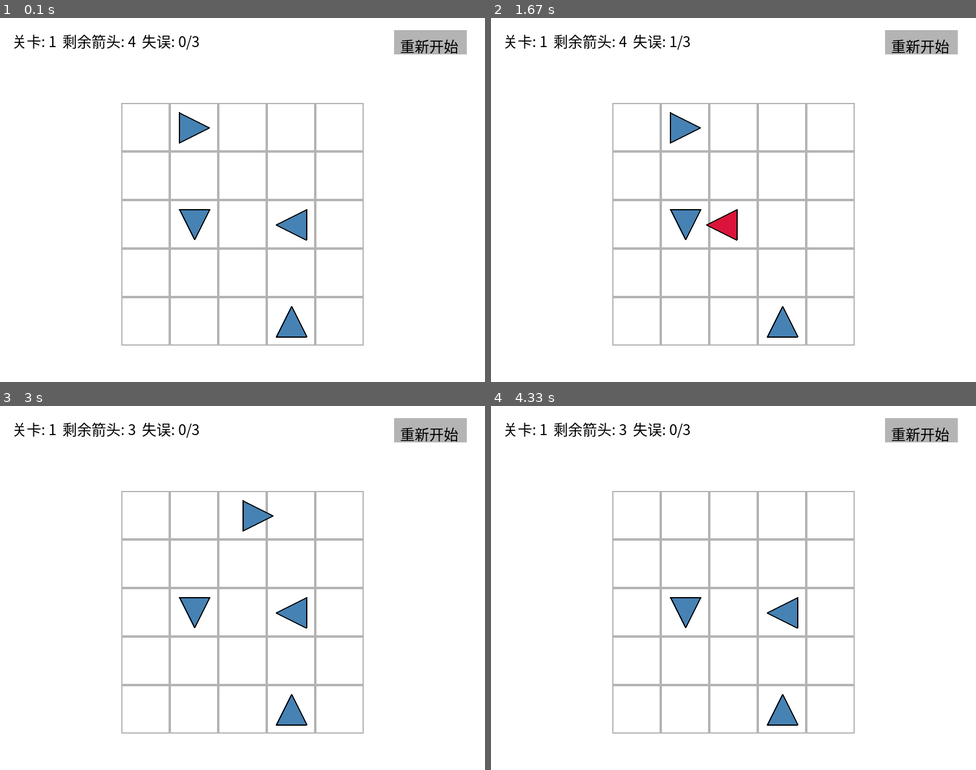
Above: before the commit, frames 1-4 (two rows, left to right).
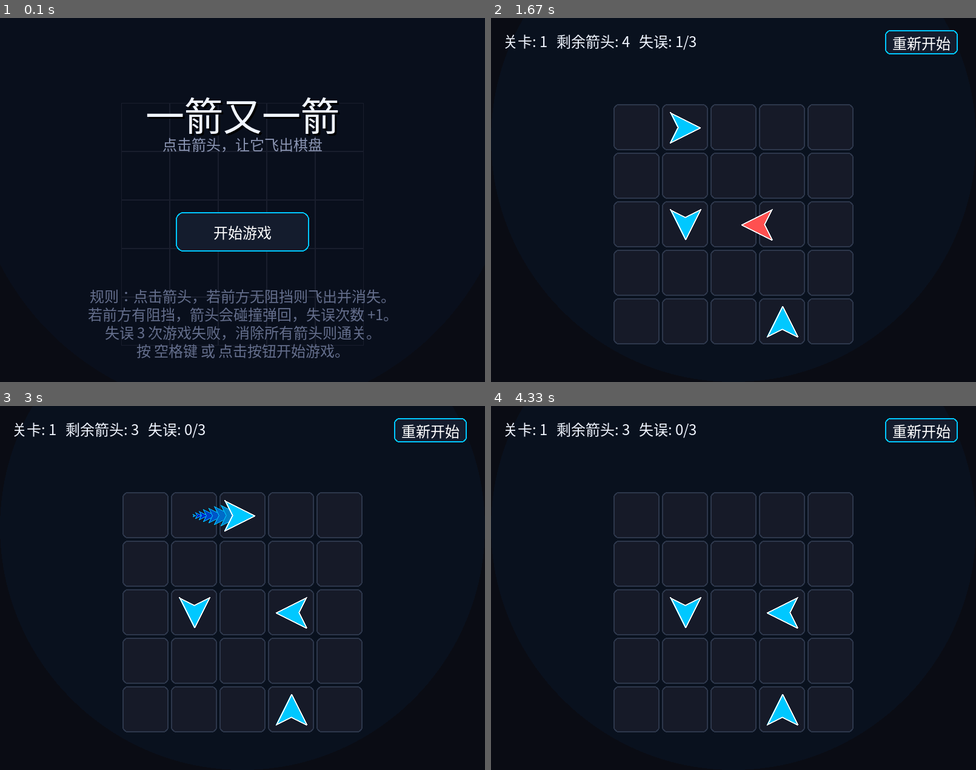
Above: after the commit, the same moments.

Repository: Emrys-m/arrow-game
Game: pygame game, started from main.py
Two runs of this game, one before a commit and one after it. Both use one fixed random seed, a clock stepped at 60 frames per second and the inputs below.
Inputs (mouse positions are in pixels of both pictures, inside the frame that each line leads up to):
- Up to frame 1 (0.1 s): no input
- Up to frame 2 (1.67 s): click (733, 200) at 0.38 s; click (617, 203) at 0.72 s; tap Space at 1 s; click (791, 232) at 1.38 s
- Up to frame 3 (3 s): click "重新开始" at 1.72 s; click (227, 526) at 2.55 s; click (174, 511) at 2.88 s
- Up to frame 4 (4.33 s): click (903, 682) at 3.22 s; click (835, 522) at 4.05 s

The runs differ from the first frame. In frame 1, 99% of the frame differs, in the area x 0-100%, y 0-100%; in frame 2, 100%; in frame 3, 100%; in frame 4, 100%.

Commit message:
feat:更新了游戏背景和箭头样式等

Diff:
--- a/main.py
+++ b/main.py
@@ -12,20 +12,32 @@
 MARGIN_X = (WIDTH - COLS * CELL_SIZE) // 2
 MARGIN_Y = (HEIGHT - ROWS * CELL_SIZE) // 2 + 40
 
+# ---------- 高级感深色配色 ----------
 WHITE = (255, 255, 255)
 BLACK = (0, 0, 0)
-GRAY = (180, 180, 180)
-BLUE = (70, 130, 180)
-RED = (220, 20, 60)   # 用于碰撞动画的红色
-GREEN = (34, 139, 34)
+
+BG_COLOR = (10, 12, 20)          # 深色背景
+GRID_COLOR = (25, 30, 45)        # 极暗网格线
+CELL_BG = (22, 26, 40)           # 格子底色
+CELL_BORDER = (45, 55, 75)       # 格子边框
+
+NEON_BLUE = (0, 200, 255)        # 霓虹青色箭头（正常）
+NEON_RED = (255, 80, 80)         # 霓虹红色箭头（碰撞）
+NEON_GREEN = (80, 255, 120)      # 霓虹绿色文字（通关）
+
+TITLE_COLOR = (240, 245, 255)    # 亮白
+SUB_TITLE_COLOR = (140, 150, 180)
+HELP_TEXT = (100, 110, 140)
+
+BTN_COLOR = (20, 28, 45)         # 深色按钮
+BTN_HOVER = (35, 50, 80)         # 按钮悬停
+BTN_BORDER = (0, 200, 255)       # 青色边框
 
 DIRS = {'U': (0, -1), 'D': (0, 1), 'L': (-1, 0), 'R': (1, 0)}
 MAX_MISTAKES = 3
 
-# ---------- 关卡数据（至少 3 关） ----------
 # ---------- 关卡数据（5 关，难度逐级递增） ----------
 LEVELS = [
-    # 关卡 1：新手引导，只有 5 个箭头，无阻挡
     [
         [None, 'R', None, None, None],
         [None, None, None, None, None],
@@ -33,7 +45,6 @@
         [None, None, None, None, None],
         [None, None, None, 'U', None]
     ],
-    # 关卡 2：入门，8 个箭头，有简单的阻挡关系
     [
         [None, 'R', 'R', None, None],
         [None, 'D', None, 'U', None],
@@ -41,7 +52,6 @@
         [None, None, 'D', None, None],
         [None, None, None, None, None]
     ],
-    # 关卡 3：中等，14 个箭头，需要按一定顺序消除
     [
         [None, 'R', 'R', 'R', None],
         ['D', 'D', 'L', 'U', 'R'],
@@ -49,51 +59,68 @@
         ['D', 'L', 'D', 'U', 'D'],
         [None, 'R', 'R', None, None]
     ],
-    # 关卡 4：困难，16 个箭头，有较长的依赖链
     [
         [None, 'R', 'R', 'R', 'R'],
         ['D', 'D', 'D', 'U', 'U'],
-        ['D', 'L', 'D', 'U', 'D'],
-        ['D', 'L', 'L', 'L', 'R'],
+        ['D', 'L', 'D', 'L', 'D'],
+        ['D', 'L', 'U', 'L', 'R'],
         [None, 'R', 'R', 'R', None]
     ],
-    # 关卡 5：地狱，19 个箭头，几乎填满棋盘，需要仔细推理
     [
         ['R', 'R', 'R', 'R', 'R'],
         ['D', 'L', 'L', 'L', 'U'],
+        ['D', 'L', 'D', 'L', 'U'],
         ['D', 'L', 'U', 'L', 'U'],
-        ['D', 'L', 'D', 'L', 'U'],
         ['R', 'R', 'R', 'R', 'R']
     ]
 ]
-# ---------- 画箭头函数 ----------
-def draw_arrow(surface, x, y, direction, color=BLUE):
-    size = 25
+
+# ---------- 画箭头函数（支持缩放，用于残影） ----------
+def draw_arrow(surface, x, y, direction, color=NEON_BLUE, outline_color=WHITE, scale=1.0):
+    size = int(25 * scale)
+    if size <= 0: return
+
     if direction == 'U':
-        points = [(x, y - size), (x - size, y + size), (x + size, y + size)]
+        points = [(x, y - size), (x - size, y + size), (x, y + size // 2), (x + size, y + size)]
     elif direction == 'D':
-        points = [(x, y + size), (x - size, y - size), (x + size, y - size)]
+        points = [(x, y + size), (x - size, y - size), (x, y - size // 2), (x + size, y - size)]
     elif direction == 'L':
-        points = [(x - size, y), (x + size, y - size), (x + size, y + size)]
+        points = [(x - size, y), (x + size, y - size), (x + size // 2, y), (x + size, y + size)]
     elif direction == 'R':
-        points = [(x + size, y), (x - size, y - size), (x - size, y + size)]
+        points = [(x + size, y), (x - size, y - size), (x - size // 2, y), (x - size, y + size)]
     else:
         return
     pygame.draw.polygon(surface, color, points)
-    pygame.draw.polygon(surface, BLACK, points, 2)
-
-# ---------- 飞行动画类（成功飞出棋盘） ----------
+    pygame.draw.polygon(surface, outline_color, points, max(1, int(2 * scale)))
+
+# ---------- 飞行动画类（加入加速和拖尾） ----------
 class FlyingArrow:
     def __init__(self, row, col, direction):
         self.direction = direction
         self.x = MARGIN_X + col * CELL_SIZE + CELL_SIZE // 2
         self.y = MARGIN_Y + row * CELL_SIZE + CELL_SIZE // 2
-        self.speed = 15
+
+        # 新增：初始速度较慢，飞行过程中加速
+        self.speed = 6
         dx, dy = DIRS[direction]
         self.vx = dx * self.speed
         self.vy = dy * self.speed
 
+        # 新增：拖尾残影集合
+        self.trail = []
+
     def update(self):
+        # 记录当前坐标进入拖尾数组
+        self.trail.append((self.x, self.y))
+        if len(self.trail) > 7:  # 保留最近7帧的位置
+            self.trail.pop(0)
+
+        # 加速效果：每帧速度增加，带来弹射感
+        self.speed += 1.2
+        dx, dy = DIRS[self.direction]
+        self.vx = dx * self.speed
+        self.vy = dy * self.speed
+
         self.x += self.vx
         self.y += self.vy
 
@@ -102,9 +129,17 @@
                 self.y < -CELL_SIZE or self.y > HEIGHT + CELL_SIZE)
 
     def draw(self, screen):
-        draw_arrow(screen, self.x, self.y, self.direction, BLUE)
-
-# ---------- 碰撞弹回动画类（新增） ----------
+        # 1. 绘制拖尾残影
+        for i, (tx, ty) in enumerate(self.trail):
+            # 越靠后的残影越小、颜色越暗（逼近背景色）
+            scale = (i + 1) / len(self.trail) * 0.7  # 缩放比例 0.1 ~ 0.7
+            trail_color = (0, int(150 * (i / len(self.trail))), 200) # 颜色逐渐变暗
+            draw_arrow(screen, tx, ty, self.direction, trail_color, NEON_BLUE, scale)
+
+        # 2. 绘制本体
+        draw_arrow(screen, self.x, self.y, self.direction, NEON_BLUE, WHITE)
+
+# ---------- 碰撞弹回动画类 ----------
 class BumpingArrow:
     def __init__(self, row, col, direction, max_dist):
         self.row = row
@@ -114,15 +149,15 @@
         self.start_y = MARGIN_Y + row * CELL_SIZE + CELL_SIZE // 2
         self.x = self.start_x
         self.y = self.start_y
-        self.max_dist = max_dist  # 碰撞前能移动的像素距离
-
-        self.speed = 10
+        self.max_dist = max_dist
+
+        self.speed = 12
         dx, dy = DIRS[direction]
         self.vx = dx * self.speed
         self.vy = dy * self.speed
 
         self.distance_traveled = 0
-        self.state = "forward"  # forward 去程, backward 回程
+        self.state = "forward"
         self.finished = False
 
     def update(self):
@@ -132,26 +167,23 @@
             self.distance_traveled += self.speed
             if self.distance_traveled >= self.max_dist:
                 self.state = "backward"
-                # 修正位置，防止冲过头
                 self.x -= self.vx
                 self.y -= self.vy
-                self.vx = -self.vx
-                self.vy = -self.vy
+                self.vx = -self.vx * 1.5  # 弹回时加速，显得有力量感
+                self.vy = -self.vy * 1.5
         elif self.state == "backward":
             self.x += self.vx
             self.y += self.vy
-            self.distance_traveled -= self.speed
-            # 检查是否回到起点
+            self.distance_traveled -= abs(self.speed * 1.5)
             dx = self.x - self.start_x
             dy = self.y - self.start_y
-            if math.hypot(dx, dy) <= self.speed:
+            if math.hypot(dx, dy) <= abs(self.speed * 1.5):
                 self.x = self.start_x
                 self.y = self.start_y
                 self.finished = True
 
     def draw(self, screen):
-        # 碰撞时用红色表示警告
-        draw_arrow(screen, self.x, self.y, self.direction, RED)
+        draw_arrow(screen, self.x, self.y, self.direction, NEON_RED, WHITE)
 
 # ---------- 游戏主类 ----------
 class Game:
@@ -161,14 +193,19 @@
         self.clock = pygame.time.Clock()
         self.font = pygame.font.SysFont("simhei", 24)
         self.big_font = pygame.font.SysFont("simhei", 48)
-
-        self.state = "START"  # START, PLAYING, WIN, LOSE
+        self.title_font = pygame.font.SysFont("simhei", 64)
+
+        self.state = "START"
         self.level_index = 0
         self.grid = []
         self.mistakes = 0
         self.flying_arrows = []
-        self.bumping_arrows = []  # 用来存放弹回动画
+        self.bumping_arrows = []
+
+        self.start_btn_rect = pygame.Rect(WIDTH // 2 - 110, HEIGHT // 2 + 20, 220, 65)
+
         self.load_level(0)
+        self.state = "START"
 
     def load_level(self, index):
         self.level_index = index
@@ -187,167 +224,175 @@
     def is_path_clear(self, row, col, direction):
         if direction == 'R':
             for c in range(col + 1, COLS):
-                if self.grid[row][c] is not None:
-                    return False
+                if self.grid[row][c] is not None: return False
         elif direction == 'L':
             for c in range(col - 1, -1, -1):
-                if self.grid[row][c] is not None:
-                    return False
+                if self.grid[row][c] is not None: return False
         elif direction == 'U':
             for r in range(row - 1, -1, -1):
-                if self.grid[r][col] is not None:
-                    return False
+                if self.grid[r][col] is not None: return False
         elif direction == 'D':
             for r in range(row + 1, ROWS):
-                if self.grid[r][col] is not None:
-                    return False
+                if self.grid[r][col] is not None: return False
         return True
 
     def get_block_dist(self, row, col, direction):
-        """计算到阻挡物之前还有多少距离（像素），确保它冲过去刚好碰到阻挡物"""
         if direction == 'R':
             for c in range(col + 1, COLS):
-                if self.grid[row][c] is not None:
-                    return (c - col) * CELL_SIZE - 20
+                if self.grid[row][c] is not None: return (c - col) * CELL_SIZE - 20
         elif direction == 'L':
             for c in range(col - 1, -1, -1):
-                if self.grid[row][c] is not None:
-                    return (col - c) * CELL_SIZE - 20
+                if self.grid[row][c] is not None: return (col - c) * CELL_SIZE - 20
         elif direction == 'U':
             for r in range(row - 1, -1, -1):
-                if self.grid[r][col] is not None:
-                    return (row - r) * CELL_SIZE - 20
+                if self.grid[r][col] is not None: return (row - r) * CELL_SIZE - 20
         elif direction == 'D':
             for r in range(row + 1, ROWS):
-                if self.grid[r][col] is not None:
-                    return (r - row) * CELL_SIZE - 20
+                if self.grid[r][col] is not None: return (r - row) * CELL_SIZE - 20
         return 0
 
     def handle_click(self, pos):
-        if self.state != "PLAYING":
-            return
+        if self.state != "PLAYING": return
         x, y = pos
         col = (x - MARGIN_X) // CELL_SIZE
         row = (y - MARGIN_Y) // CELL_SIZE
         if 0 <= row < ROWS and 0 <= col < COLS:
             direction = self.grid[row][col]
             if direction:
-                # 防止在动画期间重复点击同一个箭头
-                if any(a.row == row and a.col == col for a in self.bumping_arrows):
-                    return
-
+                if any(a.row == row and a.col == col for a in self.bumping_arrows): return
                 if self.is_path_clear(row, col, direction):
-                    # 消除并飞出
                     self.grid[row][col] = None
                     self.flying_arrows.append(FlyingArrow(row, col, direction))
-                    if self.count_arrows() == 0:
-                        self.state = "WIN"
+                    if self.count_arrows() == 0: self.state = "WIN"
                 else:
-                    # 发生碰撞，计算距离并播放弹回动画
                     self.mistakes += 1
                     dist = self.get_block_dist(row, col, direction)
-                    if dist > 0:
-                        self.bumping_arrows.append(BumpingArrow(row, col, direction, dist))
-                    if self.mistakes >= MAX_MISTAKES:
-                        self.state = "LOSE"
+                    if dist > 0: self.bumping_arrows.append(BumpingArrow(row, col, direction, dist))
+                    if self.mistakes >= MAX_MISTAKES: self.state = "LOSE"
 
     def update(self):
-        # 更新飞行动画
         for arrow in self.flying_arrows[:]:
             arrow.update()
-            if arrow.is_off_screen():
-                self.flying_arrows.remove(arrow)
-
-        # 更新碰撞弹回动画
+            if arrow.is_off_screen(): self.flying_arrows.remove(arrow)
         for arrow in self.bumping_arrows[:]:
             arrow.update()
-            if arrow.finished:
-                self.bumping_arrows.remove(arrow)
+            if arrow.finished: self.bumping_arrows.remove(arrow)
+
+    def draw_start_screen(self):
+        self.screen.fill(BG_COLOR)
+        glow_surf = pygame.Surface((WIDTH, HEIGHT), pygame.SRCALPHA)
+        pygame.draw.circle(glow_surf, (0, 150, 255, 15), (WIDTH // 2, HEIGHT // 3), 300)
+        pygame.draw.circle(glow_surf, (0, 100, 255, 8), (WIDTH // 2, HEIGHT // 3), 450)
+        self.screen.blit(glow_surf, (0, 0))
+
+        for r in range(ROWS):
+            for c in range(COLS):
+                rect = pygame.Rect(MARGIN_X + c * CELL_SIZE, MARGIN_Y + r * CELL_SIZE, CELL_SIZE, CELL_SIZE)
+                pygame.draw.rect(self.screen, GRID_COLOR, rect, 1)
+
+        title_text = "一箭又一箭"
+        shadow = self.title_font.render(title_text, True, (0, 0, 0))
+        self.screen.blit(shadow, (WIDTH // 2 - shadow.get_width() // 2 + 3, HEIGHT // 4 - 40 + 3))
+        title = self.title_font.render(title_text, True, TITLE_COLOR)
+        self.screen.blit(title, (WIDTH // 2 - title.get_width() // 2, HEIGHT // 4 - 40))
+
+        sub_title = self.font.render("点击箭头，让它飞出棋盘", True, SUB_TITLE_COLOR)
+        self.screen.blit(sub_title, (WIDTH // 2 - sub_title.get_width() // 2, HEIGHT // 4 + 40))
+
+        mouse_pos = pygame.mouse.get_pos()
+        hover = self.start_btn_rect.collidepoint(mouse_pos)
+        btn_color = BTN_HOVER if hover else BTN_COLOR
+        pygame.draw.rect(self.screen, btn_color, self.start_btn_rect, border_radius=12)
+        border_color = (0, 255, 255) if hover else BTN_BORDER
+        pygame.draw.rect(self.screen, border_color, self.start_btn_rect, width=2, border_radius=12)
+
+        btn_text = self.font.render("开始游戏", True, WHITE)
+        self.screen.blit(btn_text, (self.start_btn_rect.centerx - btn_text.get_width() // 2,
+                                     self.start_btn_rect.centery - btn_text.get_height() // 2))
+
+        help_lines = [
+            "规则：点击箭头，若前方无阻挡则飞出并消失。",
+            "若前方有阻挡，箭头会碰撞弹回，失误次数 +1。",
+            "失误 3 次游戏失败，消除所有箭头则通关。",
+            "按 空格键 或 点击按钮开始游戏。"
+        ]
+        for i, line in enumerate(help_lines):
+            help_surf = self.font.render(line, True, HELP_TEXT)
+            self.screen.blit(help_surf, (WIDTH // 2 - help_surf.get_width() // 2, HEIGHT - 160 + i * 30))
+
+    def draw_game_screen(self):
+        self.screen.fill(BG_COLOR)
+        glow_surf = pygame.Surface((WIDTH, HEIGHT), pygame.SRCALPHA)
+        pygame.draw.circle(glow_surf, (0, 150, 255, 10), (WIDTH // 2, HEIGHT // 3), 400)
+        self.screen.blit(glow_surf, (0, 0))
+
+        for r in range(ROWS):
+            for c in range(COLS):
+                x = MARGIN_X + c * CELL_SIZE
+                y = MARGIN_Y + r * CELL_SIZE
+                rect = pygame.Rect(x + 2, y + 2, CELL_SIZE - 4, CELL_SIZE - 4)
+                pygame.draw.rect(self.screen, CELL_BG, rect, border_radius=8)
+                pygame.draw.rect(self.screen, CELL_BORDER, rect, width=2, border_radius=8)
+
+        for r in range(ROWS):
+            for c in range(COLS):
+                direction = self.grid[r][c]
+                if direction:
+                    is_bumping = any(a.row == r and a.col == c for a in self.bumping_arrows)
+                    if not is_bumping:
+                        cx = MARGIN_X + c * CELL_SIZE + CELL_SIZE // 2
+                        cy = MARGIN_Y + r * CELL_SIZE + CELL_SIZE // 2
+                        draw_arrow(self.screen, cx, cy, direction, NEON_BLUE, WHITE)
+
+        for arrow in self.flying_arrows: arrow.draw(self.screen)
+        for arrow in self.bumping_arrows: arrow.draw(self.screen)
+
+        info_surf = self.font.render(f"关卡: {self.level_index + 1}   剩余箭头: {self.count_arrows()}   失误: {self.mistakes}/{MAX_MISTAKES}", True, TITLE_COLOR)
+        self.screen.blit(info_surf, (20, 20))
+
+        restart_rect = pygame.Rect(WIDTH - 150, 20, 120, 40)
+        pygame.draw.rect(self.screen, BTN_COLOR, restart_rect, border_radius=8)
+        pygame.draw.rect(self.screen, BTN_BORDER, restart_rect, width=2, border_radius=8)
+        restart_text = self.font.render("重新开始", True, WHITE)
+        self.screen.blit(restart_text, (restart_rect.centerx - restart_text.get_width() // 2,
+                                        restart_rect.centery - restart_text.get_height() // 2))
+
+        if self.state == "WIN":
+            win_text = self.big_font.render("通关！", True, NEON_GREEN)
+            self.screen.blit(win_text, (WIDTH // 2 - win_text.get_width() // 2, HEIGHT // 2 - 50))
+            hint = self.font.render("点击进入下一关", True, TITLE_COLOR)
+            self.screen.blit(hint, (WIDTH // 2 - hint.get_width() // 2, HEIGHT // 2 + 20))
+        elif self.state == "LOSE":
+            lose_text = self.big_font.render("失败！", True, NEON_RED)
+            self.screen.blit(lose_text, (WIDTH // 2 - lose_text.get_width() // 2, HEIGHT // 2 - 50))
+            hint = self.font.render("点击重新开始", True, TITLE_COLOR)
+            self.screen.blit(hint, (WIDTH // 2 - hint.get_width() // 2, HEIGHT // 2 + 20))
 
     def draw(self):
-        self.screen.fill(WHITE)
-
-        if self.state == "START":
-            title = self.big_font.render("一箭又一箭", True, BLACK)
-            self.screen.blit(title, (WIDTH // 2 - title.get_width() // 2, HEIGHT // 2 - 100))
-            hint = self.font.render("按空格键或点击开始游戏", True, BLACK)
-            self.screen.blit(hint, (WIDTH // 2 - hint.get_width() // 2, HEIGHT // 2))
-        else:
-            # 画网格
-            for r in range(ROWS):
-                for c in range(COLS):
-                    rect = pygame.Rect(MARGIN_X + c * CELL_SIZE, MARGIN_Y + r * CELL_SIZE, CELL_SIZE, CELL_SIZE)
-                    pygame.draw.rect(self.screen, GRAY, rect, 2)
-
-            # 画静态箭头（如果这个箭头正在弹回，跳过绘制）
-            for r in range(ROWS):
-                for c in range(COLS):
-                    direction = self.grid[r][c]
-                    if direction:
-                        is_bumping = any(a.row == r and a.col == c for a in self.bumping_arrows)
-                        if not is_bumping:
-                            cx = MARGIN_X + c * CELL_SIZE + CELL_SIZE // 2
-                            cy = MARGIN_Y + r * CELL_SIZE + CELL_SIZE // 2
-                            draw_arrow(self.screen, cx, cy, direction)
-
-            # 画飞出动画
-            for arrow in self.flying_arrows:
-                arrow.draw(self.screen)
-
-            # 画弹回动画
-            for arrow in self.bumping_arrows:
-                arrow.draw(self.screen)
-
-            # 信息栏
-            info = self.font.render(f"关卡: {self.level_index + 1}  剩余箭头: {self.count_arrows()}  失误: {self.mistakes}/{MAX_MISTAKES}", True, BLACK)
-            self.screen.blit(info, (20, 20))
-
-            # 重新开始按钮
-            restart_rect = pygame.Rect(WIDTH - 150, 20, 120, 40)
-            pygame.draw.rect(self.screen, GRAY, restart_rect)
-            restart_text = self.font.render("重新开始", True, BLACK)
-            self.screen.blit(restart_text, (restart_rect.x + 10, restart_rect.y + 8))
-
-            # 结算界面
-            if self.state == "WIN":
-                win_text = self.big_font.render("通关！", True, GREEN)
-                self.screen.blit(win_text, (WIDTH // 2 - win_text.get_width() // 2, HEIGHT // 2 - 50))
-                hint = self.font.render("点击进入下一关", True, BLACK)
-                self.screen.blit(hint, (WIDTH // 2 - hint.get_width() // 2, HEIGHT // 2 + 20))
-            elif self.state == "LOSE":
-                lose_text = self.big_font.render("失败！", True, RED)
-                self.screen.blit(lose_text, (WIDTH // 2 - lose_text.get_width() // 2, HEIGHT // 2 - 50))
-                hint = self.font.render("点击重新开始", True, BLACK)
-                self.screen.blit(hint, (WIDTH // 2 - hint.get_width() // 2, HEIGHT // 2 + 20))
-
+        if self.state == "START": self.draw_start_screen()
+        else: self.draw_game_screen()
         pygame.display.flip()
 
     def run(self):
         while True:
             for event in pygame.event.get():
                 if event.type == pygame.QUIT:
-                    pygame.quit()
-                    sys.exit()
+                    pygame.quit(); sys.exit()
                 if event.type == pygame.KEYDOWN:
                     if event.key == pygame.K_SPACE and self.state == "START":
                         self.state = "PLAYING"
                 if event.type == pygame.MOUSEBUTTONDOWN and event.button == 1:
                     pos = pygame.mouse.get_pos()
                     if self.state == "START":
-                        self.state = "PLAYING"
+                        if self.start_btn_rect.collidepoint(pos): self.state = "PLAYING"
                     elif self.state == "PLAYING":
                         restart_rect = pygame.Rect(WIDTH - 150, 20, 120, 40)
-                        if restart_rect.collidepoint(pos):
-                            self.reset_level()
-                        else:
-                            self.handle_click(pos)
+                        if restart_rect.collidepoint(pos): self.reset_level()
+                        else: self.handle_click(pos)
                     elif self.state == "WIN":
-                        if self.level_index + 1 < len(LEVELS):
-                            self.load_level(self.level_index + 1)
-                        else:
-                            self.state = "START"
-                    elif self.state == "LOSE":
-                        self.reset_level()
+                        if self.level_index + 1 < len(LEVELS): self.load_level(self.level_index + 1)
+                        else: self.state = "START"
+                    elif self.state == "LOSE": self.reset_level()
             self.update()
             self.draw()
             self.clock.tick(60)
